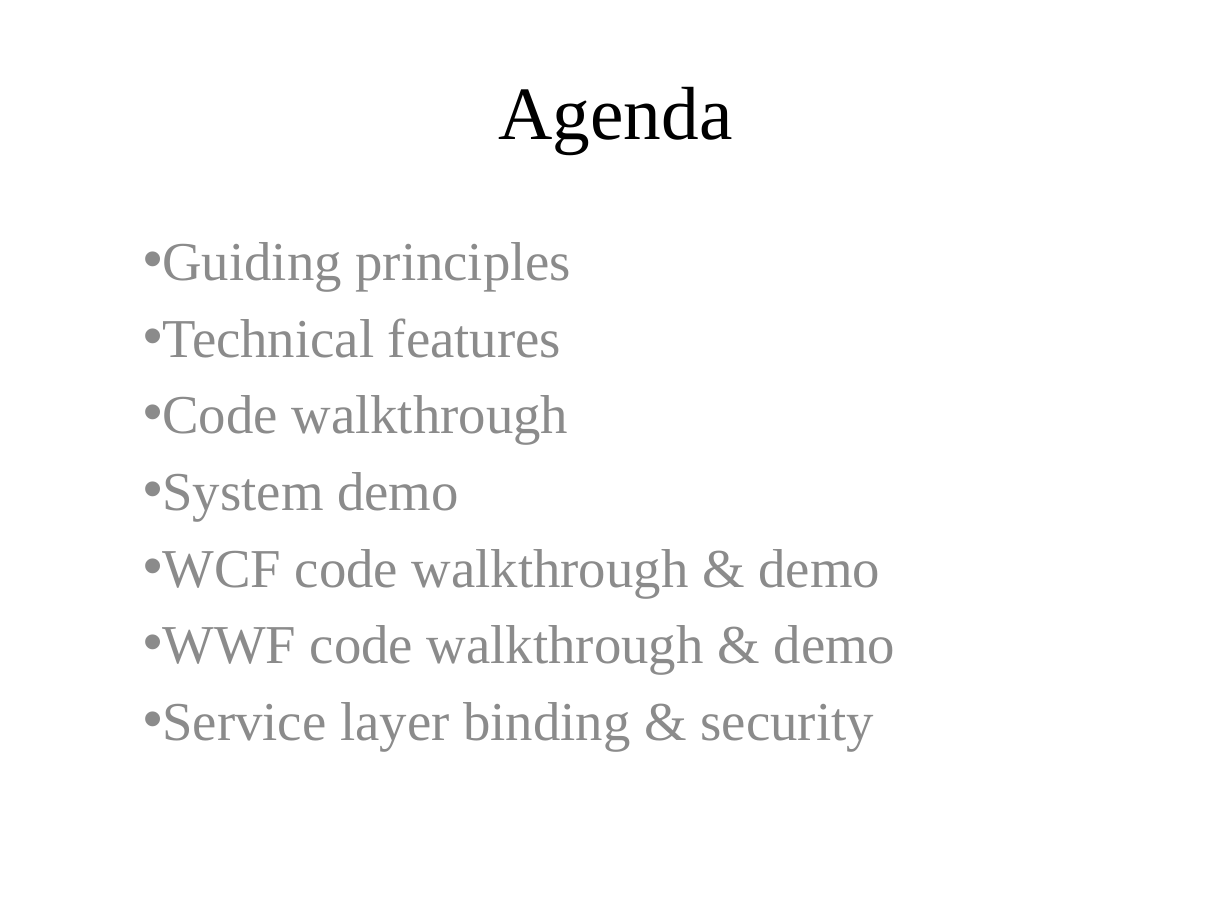
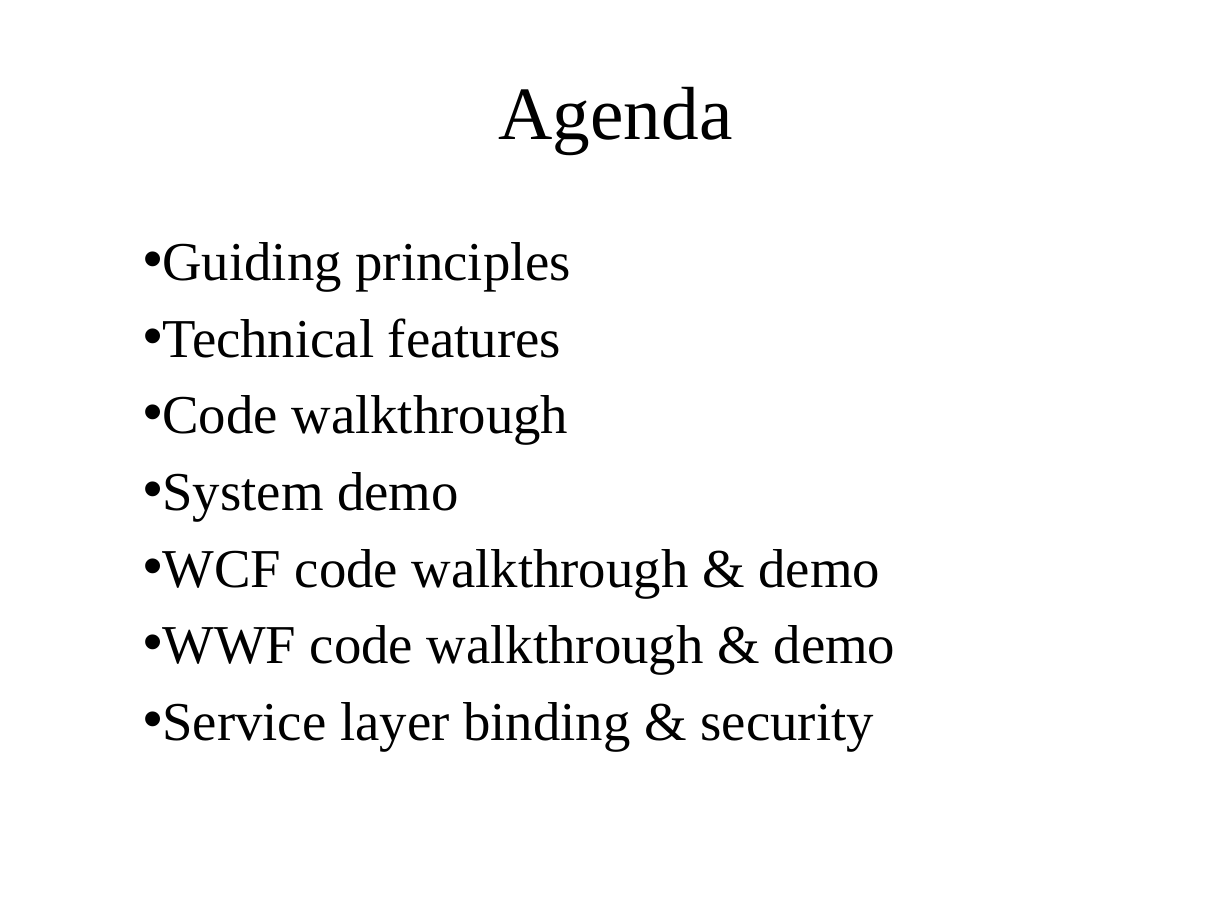
Before and after one commit to XUMINSHENG/dotNET_CA, a slide deck: slide 1 of Docs/presentation/ENET_FT1_presentation_sketch.pptx. Drawn at 1232x924 pixels with LibreOffice and Linux fonts; fonts in the diff are those of the drawing. Boxes give left, top, right and bottom in pixels: in the first picture for what was removed or moved away, otherwise in the second. Text is boxed around its words. In the diff, an @@ line names an element or a change of style, - is before the commit and + after.

```diff
--- a/Docs/presentation/ENET_FT1_presentation_sketch.pptx
+++ b/Docs/presentation/ENET_FT1_presentation_sketch.pptx
@@ subtitle "Guiding principles" at <box>162,242,896,751</box>: text colour #8C8C8C to #000000 @@
```
Also in this commit, not shown: 4 other slides changed, 1 slide removed, 2 other files.
